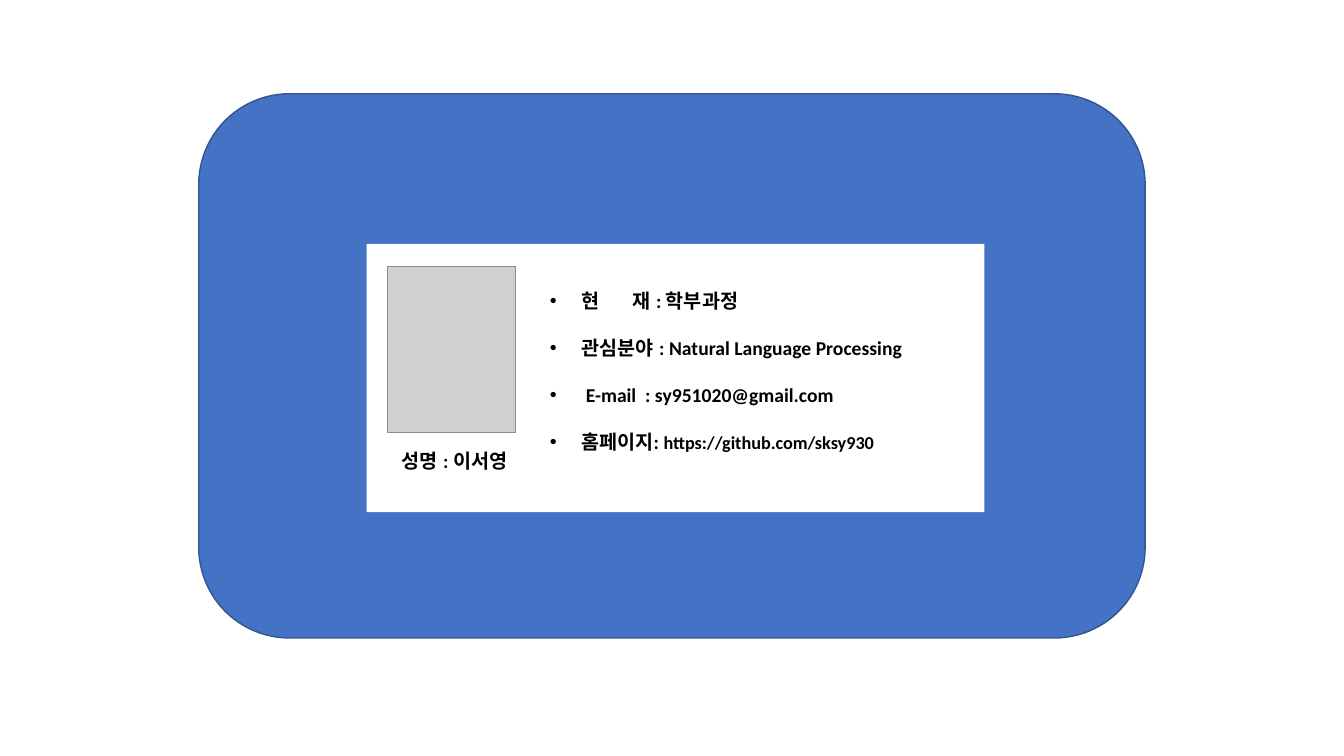
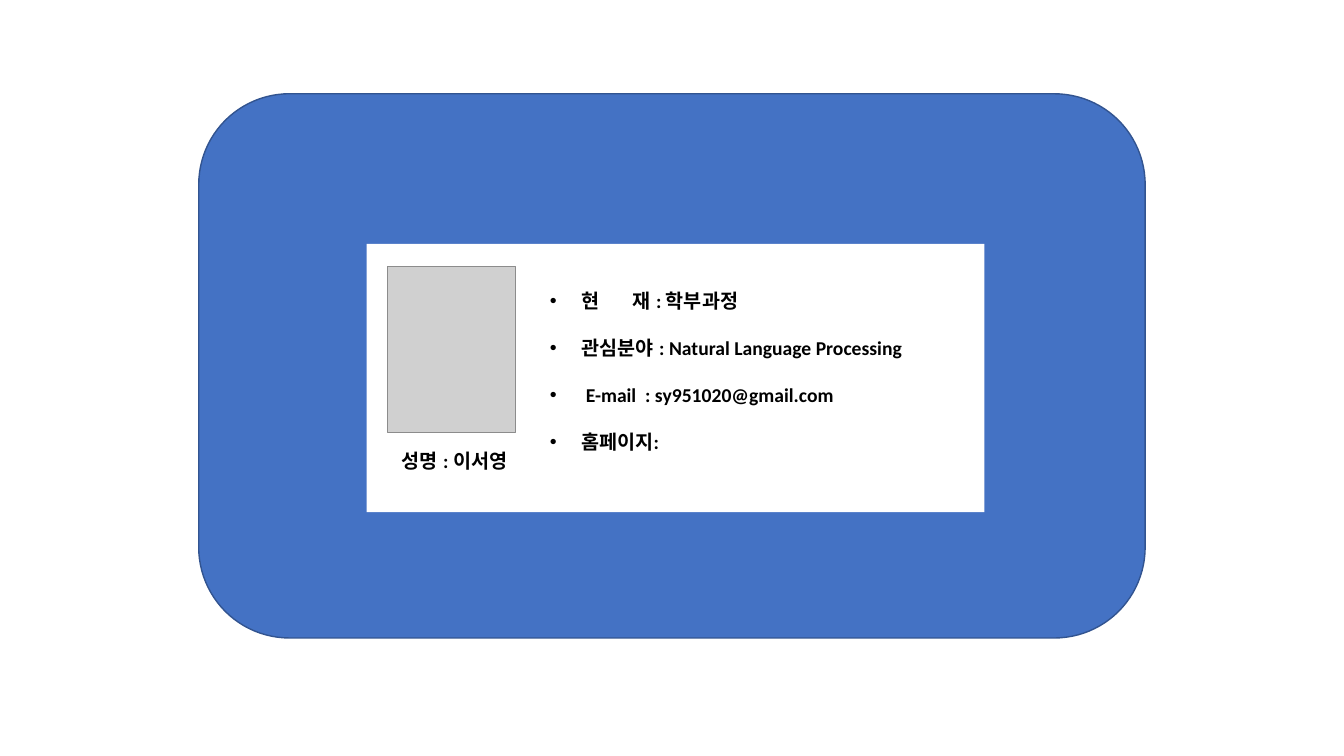
Before and after one commit to NLPlab-skku/NLPlab-skku.github.io, a slide deck: slide 5 of assets/img/members/member_template.pptx (slide 1 before the commit). Drawn at 1344x756 pixels with LibreOffice and Linux fonts; fonts in the diff are those of the drawing; grey boxes stand for pictures. Boxes give left, top, right and bottom in pixels: in the first picture for what was removed or moved away, otherwise in the second. Text is boxed around its words. In the diff, an @@ line names an element or a change of style, - is before the commit and + after.

```diff
--- a/assets/img/members/member_template.pptx
+++ b/assets/img/members/member_template.pptx
@@ text at box(581, 432, 659, 451): text changed; size 13 to 14 pt @@
-• 홈페이지: https://github.com/sksy930
+• 홈페이지:
```
Also in this commit, not shown: 5 slides added, 2 other files.
